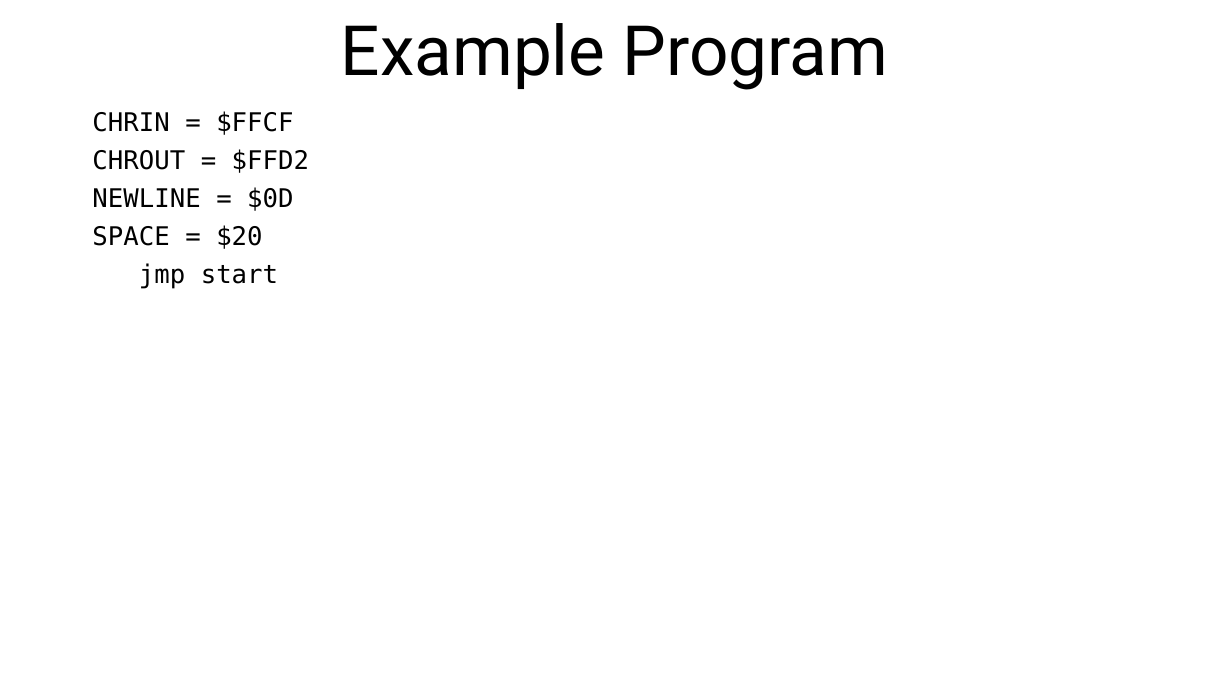
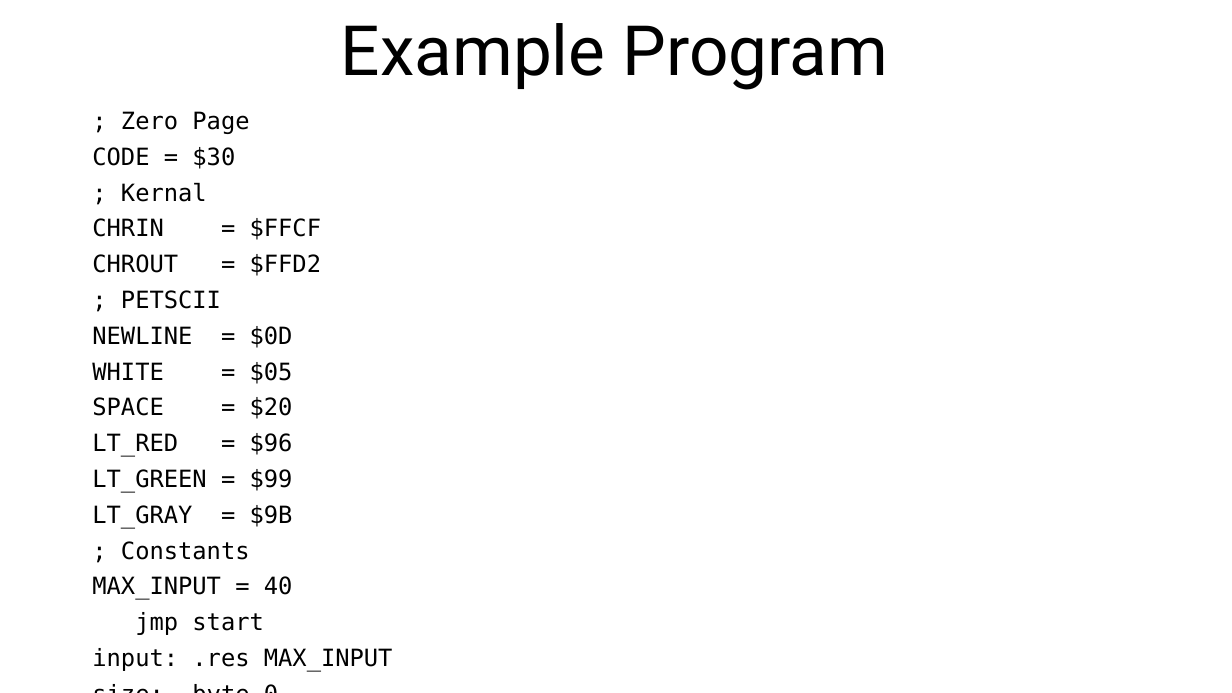
Before and after one commit to SlithyMatt/x16-assembly-tutorial, a slide deck: slide 13 of Lesson6/Lesson6.odp. Drawn at 1232x693 pixels with LibreOffice and Linux fonts; fonts in the diff are those of the drawing. Boxes give left, top, right and bottom in pixels: in the first picture for what was removed or moved away, otherwise in the second. Text is boxed around its words. In the diff, an @@ line names an element or a change of style, - is before the commit and + after.

```diff
--- a/Lesson6/Lesson6.odp
+++ b/Lesson6/Lesson6.odp
@@ text at box(92, 111, 249, 202): paragraphs added @@
+; Zero Page
+CODE = $30
+; Kernal
@@ text at box(92, 218, 321, 635): size 20 to 18.5 pt in "CHRIN = $FFCF", "CHROUT = $FFD2", "NEWLINE = $0D", "SPACE = $20" and 1 more places @@
@@ text at box(121, 290, 221, 309): paragraph added @@
+; PETSCII
@@ text at box(92, 362, 293, 384): paragraph added @@
+WHITE = $05
@@ text at box(92, 433, 293, 600): paragraphs added @@
+LT_RED = $96
+LT_GREEN = $99
+LT_GRAY = $9B
+; Constants
+MAX_INPUT = 40
@@ text at box(92, 648, 393, 672): paragraphs added @@
+input: .res MAX_INPUT
+size: .byte 0
```
Also in this commit, not shown: 1 other slide changed, 5 slides added.
